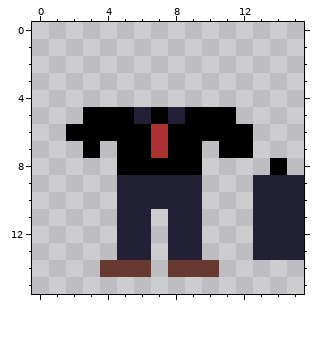
One commit to this pixel-art file: SharpSimulator/Resources/Sprites/man_m.ase. The first picture shows the starting point.
16x16 pixels, 1 frame.
After:
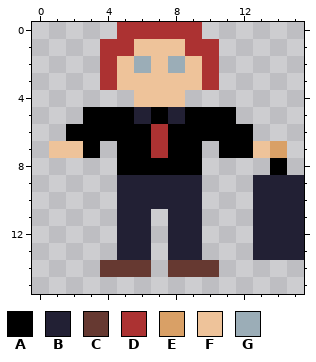
Palette (. is transparent): A #000000  B #222034  C #663931  D #ac3232  E #d9a066  F #eec39a  G #9badb7
From old to new:
layer "man" now shown
Layer "man":
y 0: x 5..9 ..... -> DDDDD
y 1: x 4..10 ....... -> DDFFFDD
y 2: x 4..10 ....... -> DFGFGFD
y 3: x 4..10 ....... -> DFFFFFD
y 4: x 6..8 ... -> FFF
y 7: x 1..2 .. -> FF; x 13..14 .. -> FE
Changed places in both pictures, as pixel boxes (x1, y1, x2, y2):
added: (49, 22, 287, 158)
